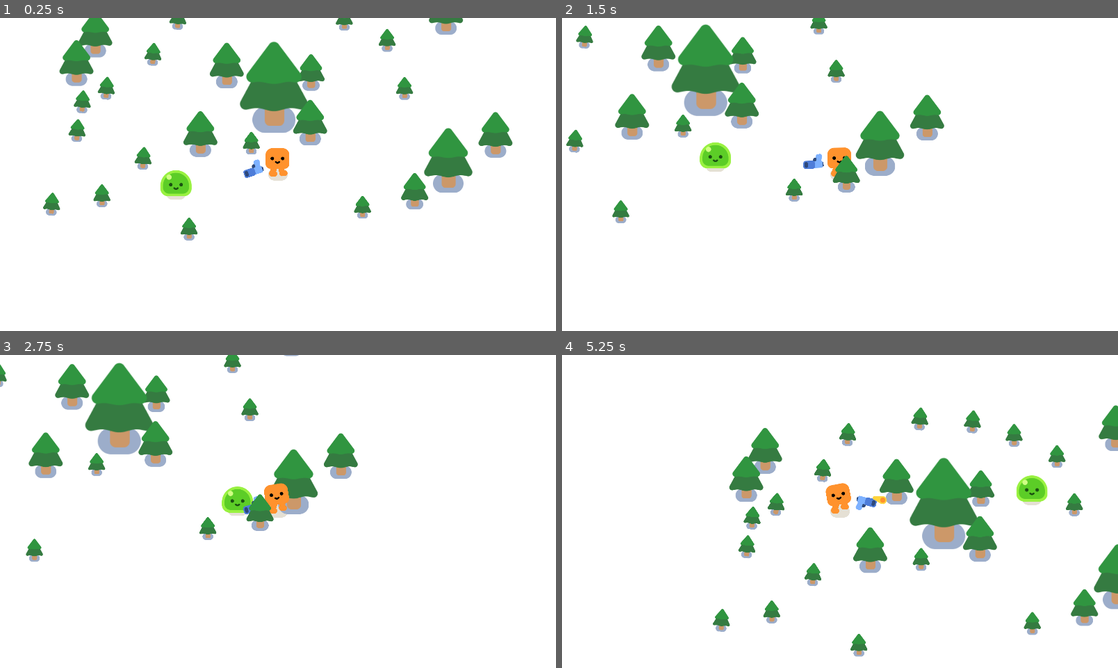
Above: before the commit, frames 1-4 (two rows, left to right).
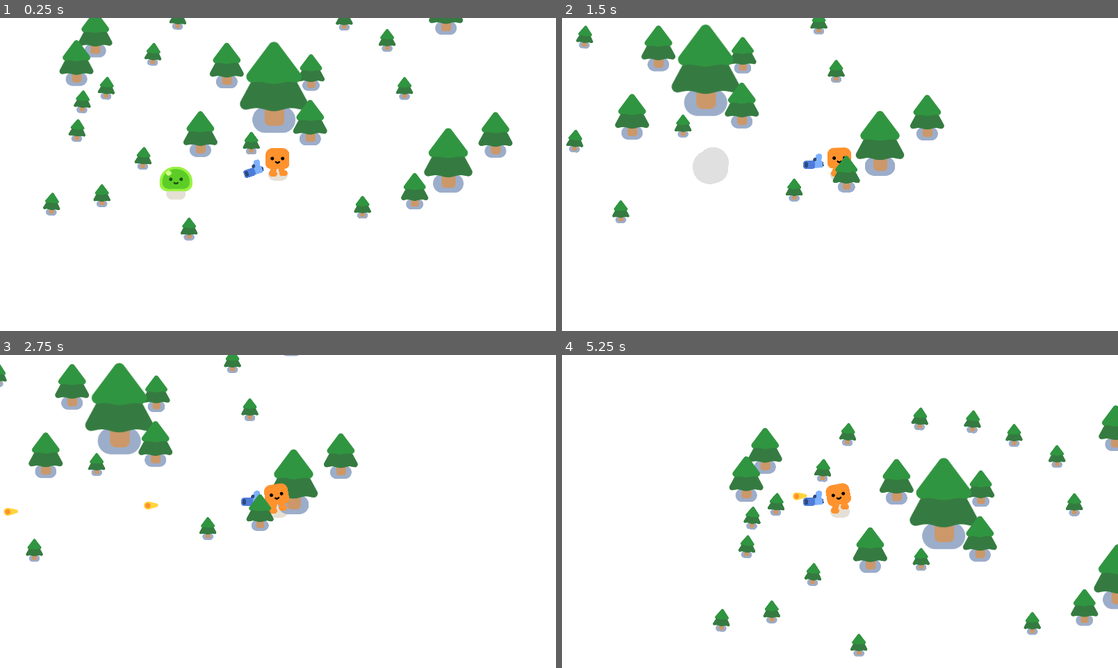
Above: after the commit, the same moments.

Repository: YvanDesPatates/2d-tuto-vampire-survivor-like
Game: Godot game, scene res://game.tscn
Two runs of this game, one before a commit and one after it. Both use one fixed random seed, a clock stepped at 60 frames per second and the inputs below.
Inputs:
- Up to frame 1 (0.25 s): no input
- Up to frame 2 (1.5 s): hold D (move_right) 0.53-1.28 s; hold S (move_down) from 1.28 s (still down)
- Up to frame 3 (2.75 s): release S (move_down) at 2.03 s; hold D (move_right) from 2.03 s (still down)
- Up to frame 4 (5.25 s): release D (move_right) at 2.78 s; hold W (move_up) 2.78-3.53 s; hold A (move_left) 3.53-5.03 s; hold S (move_down) from 5.03 s (still down)

The runs differ from the first frame. In frame 1, 0.3% of the frame differs, in the area x 28-35%, y 47-57%; in frame 2, 0.7%; in frame 3, 0.5%; in frame 4, 0.8%, in the area x 41-88%, y 38-50%.

Commit message:
ennemies gets hitted and dies

Diff:
--- a/enemy.gd
+++ b/enemy.gd
@@ -1,9 +1,25 @@
 extends CharacterBody2D
 
 @onready var player: Node2D = %Player
+@onready var smoke_explosion = preload("res://smoke_explosion/smoke_explosion.tscn")
 var speed: int = 300
+var health = 3
+
+func _ready() -> void:
+	%Slime.play_walk()
 
 func _physics_process(delta: float) -> void:
 	var direction = global_position.direction_to(player.global_position)
 	velocity = direction * speed
 	move_and_slide()
+
+func take_damage():
+	health -= 1
+	%Slime.play_hurt()
+
+	if health == 0:
+		queue_free()
+
+		var smoke_instance:Node2D = smoke_explosion.instantiate()
+		get_parent().add_child(smoke_instance)
+		smoke_instance.global_position = global_position
--- a/smoke_explosion/smoke_explosion.tscn
+++ b/smoke_explosion/smoke_explosion.tscn
@@ -122,6 +122,7 @@
 
 [node name="SmokeExplosion" type="Node2D" unique_id=675191270]
 z_index = 10
+position = Vector2(945, 537)
 script = ExtResource("1_kb8ql")
 
 [node name="Smoke" type="ColorRect" parent="." unique_id=1026069877]
